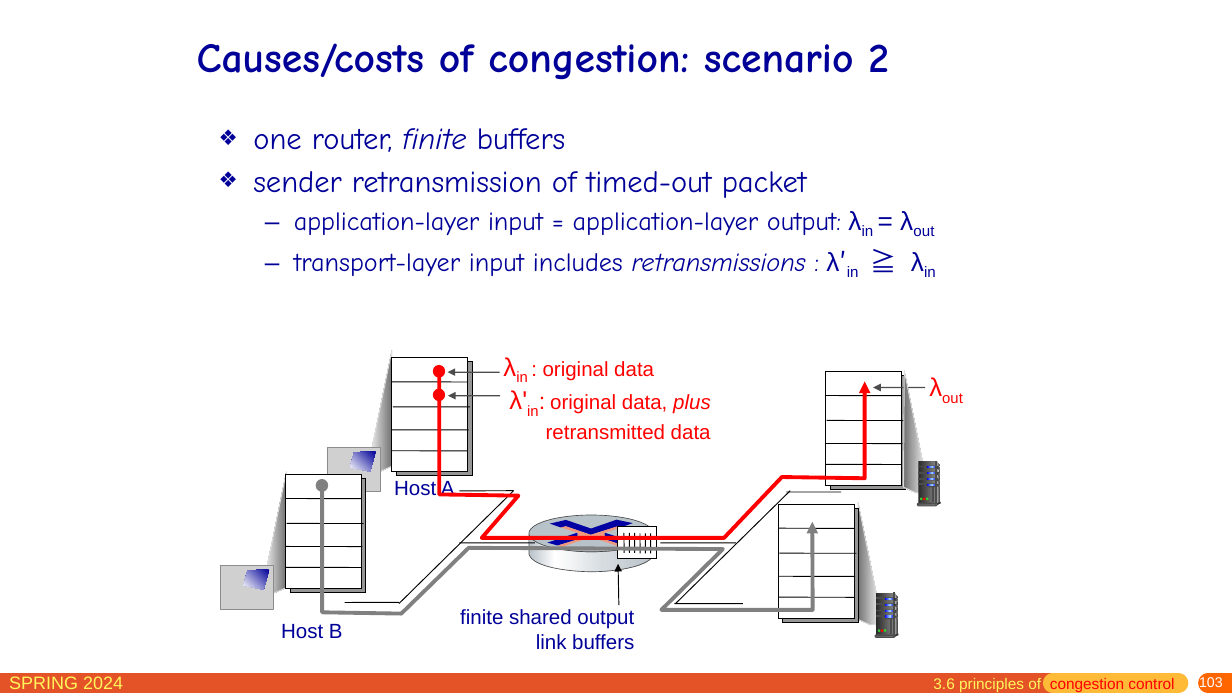
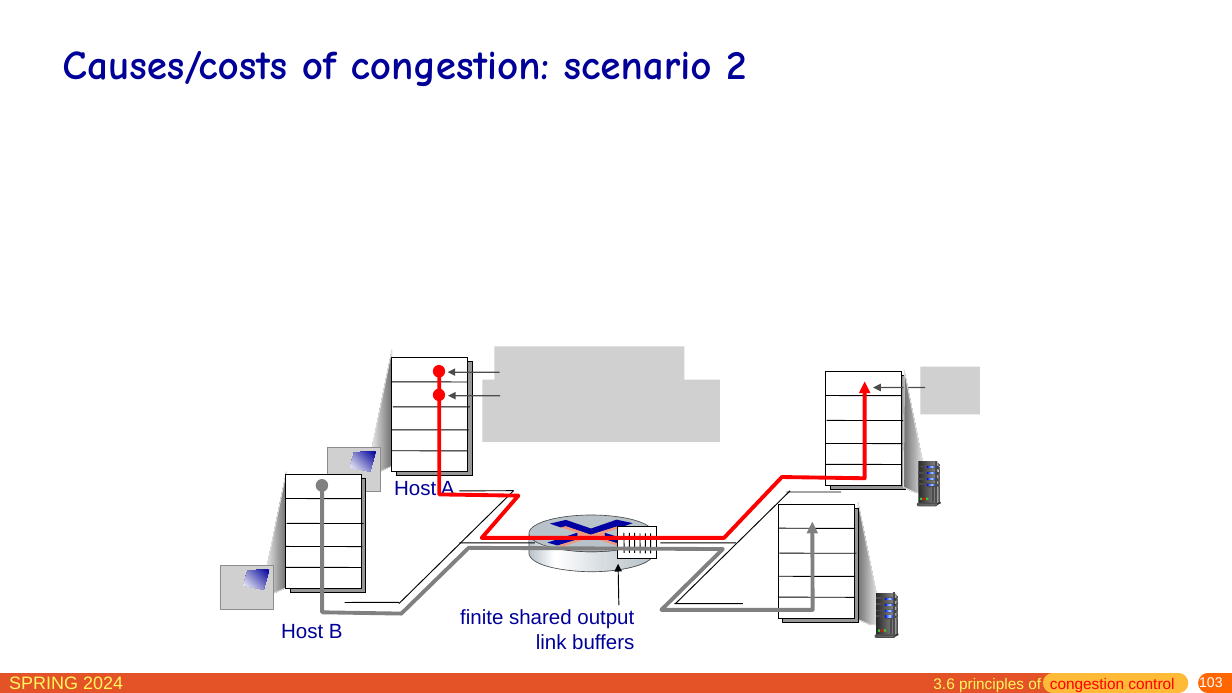
Before and after one commit to network-whu/slides, a slide deck: slide 103 of pptx/chapter3.pptx. Drawn at 1232x693 pixels with LibreOffice and Linux fonts; fonts in the diff are those of the drawing; grey boxes stand for pictures. Boxes give left, top, right and bottom in pixels: in the first picture for what was removed or moved away, otherwise in the second. Text is boxed around its words. In the diff, an @@ line names an element or a change of style, - is before the commit and + after.

```diff
--- a/pptx/chapter3.pptx
+++ b/pptx/chapter3.pptx
@@ title "Causes/costs of congestion: scenario 2": place and size @@
-title "Causes/costs of congestion: scenario 2" at box(197, 43, 889, 80)
+title "Causes/costs of congestion: scenario 2" at box(62, 51, 746, 86)
@@ title "Causes/costs of congestion: scenario 2" at box(62, 51, 746, 86): size 32.4 to 32 pt @@
@@ text removed at box(253, 128, 859, 277) @@
-❖ one router, finite buffers
-❖ sender retransmission of timed-out packet
-  – application-layer input = application-layer output: λin = λout
-  – transport-layer input includes retransmissions : λ′in ≧ λin
@@ picture added at box(494, 347, 685, 395) @@
@@ picture added at box(482, 380, 720, 443) @@
@@ text removed at box(543, 361, 654, 381) @@
-λin : original data
@@ text removed at box(921, 367, 981, 415) @@
-λout
@@ picture added at box(921, 367, 981, 415) @@
@@ text removed at box(509, 390, 711, 440) @@
-λ'in: original data, plus retransmitted data
@@ line removed from (644, 404) to (678, 404) @@
```
Also in this commit, not shown: 21 other slides changed, 3 slides removed.
